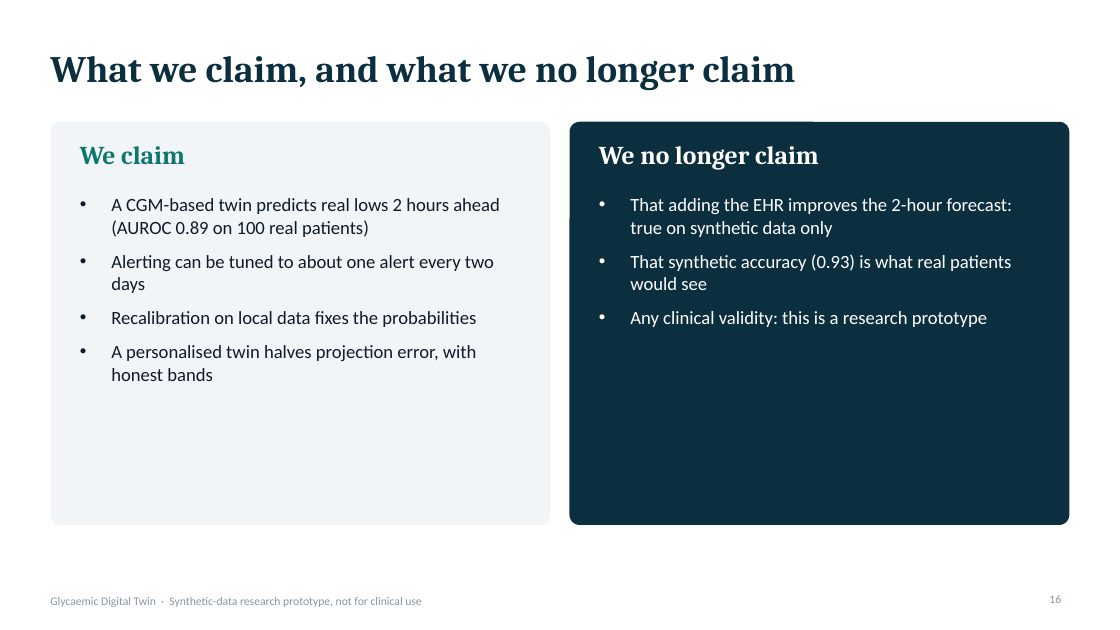
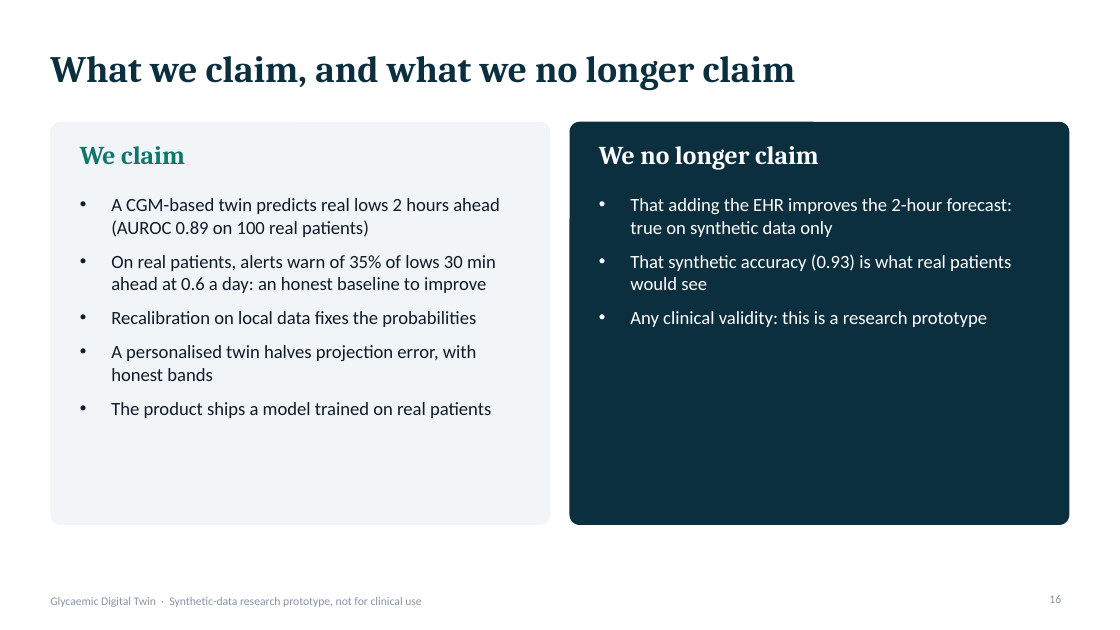
Before and after one commit to AkhileshNalla11/Sync-and-Predict_BITSoM, a slide deck: slide 16 of docs/presentation.pptx. Drawn at 1120x630 pixels with LibreOffice and Linux fonts; fonts in the diff are those of the drawing. Boxes give left, top, right and bottom in pixels: in the first picture for what was removed or moved away, otherwise in the second. Text is boxed around its words. In the diff, an @@ line names an element or a change of style, - is before the commit and + after.

```diff
--- a/docs/presentation.pptx
+++ b/docs/presentation.pptx
@@ text at box(111, 255, 496, 293): text changed @@
-• Alerting can be tuned to about one alert every two days
+• On real patients, alerts warn of 35% of lows 30 min ahead at 0.6 a day: an honest baseline to improve
@@ text at box(111, 402, 491, 418): paragraph added @@
+• The product ships a model trained on real patients
```
Also in this commit, not shown: 2 other slides changed, 1 slide added, 1 slide removed, 19 other files.
